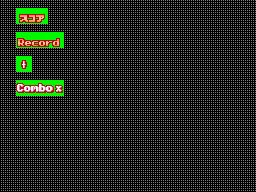
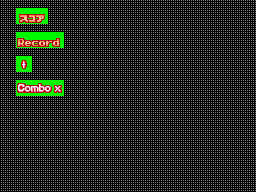
The second 256×192 image is a revision of the first. Changes to its layers:
added layer "Layer 8" above "Layer 5" over 17, 83, 62, 93
painted on "Combo x" (2nd of 2) over 17, 84, 61, 91
